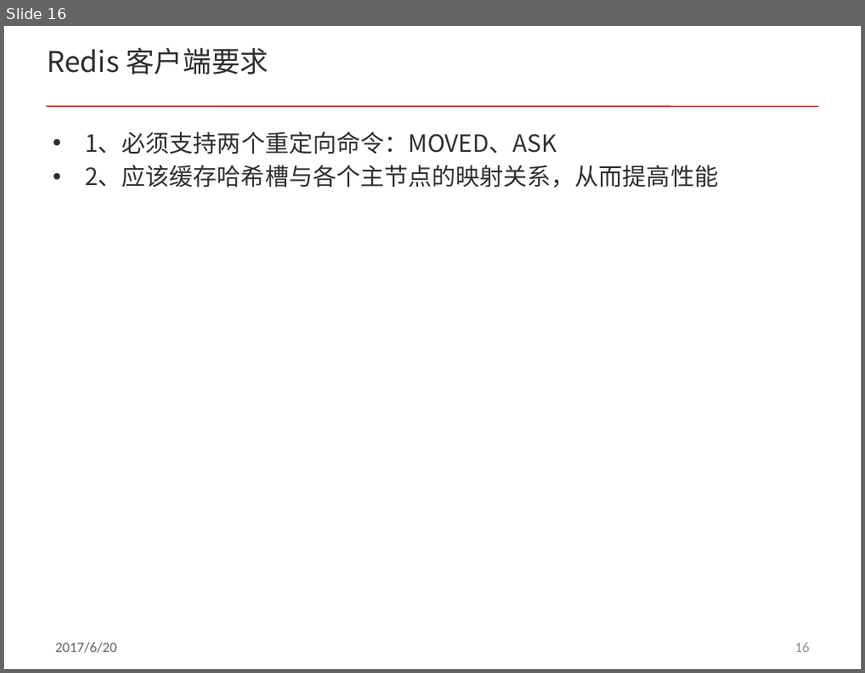
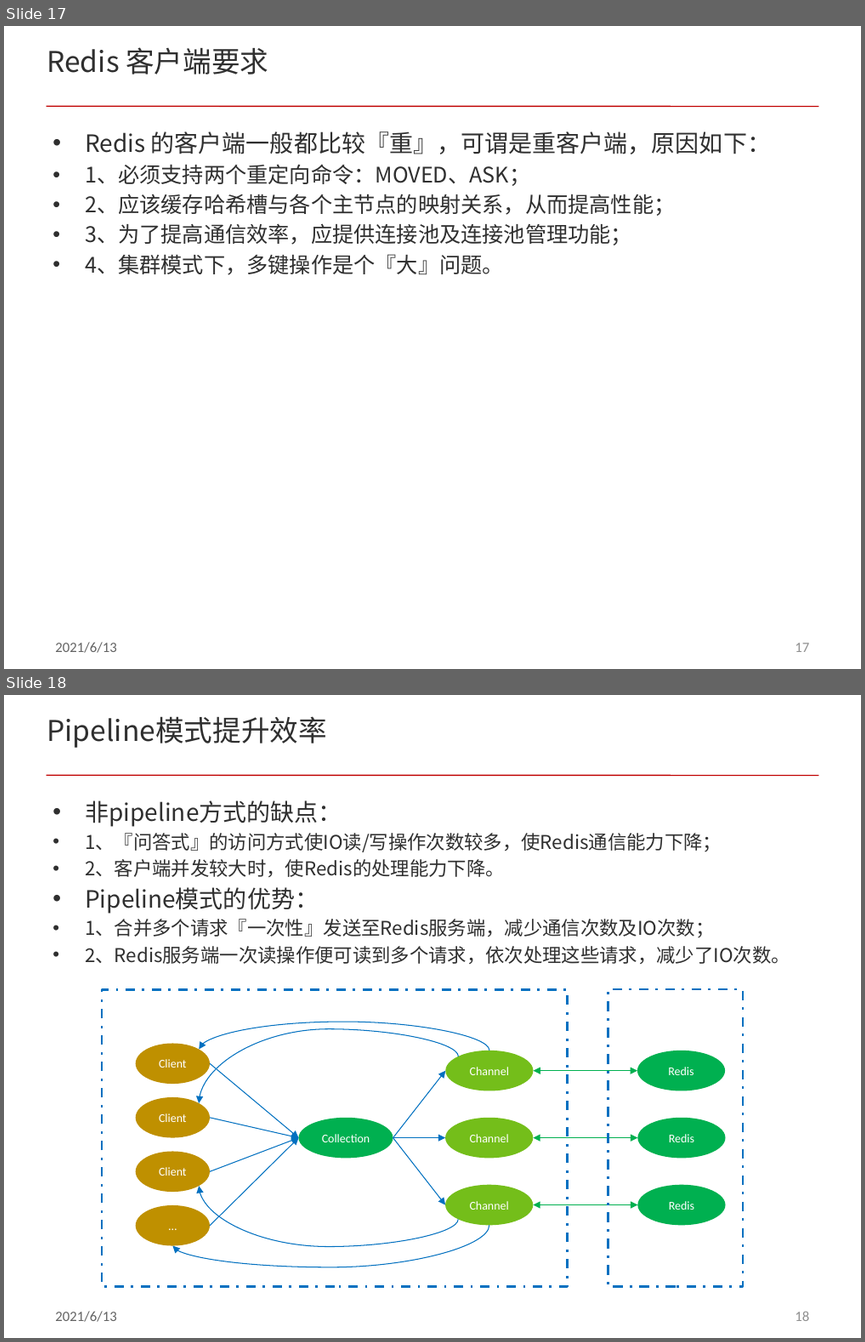
Before and after one commit to acl-dev/acl, a slide deck: doc/redis_cluster.pptx. Shown one above the other, each under a label of ours: slide 16 before the commit, slides 17 and 18 after it. The pictures are 865x673 and 865x1342 pixels, drawn with LibreOffice and Linux fonts; fonts in the diff are those of the drawing. Boxes give left, top, right and bottom in pixels: in the first picture for what was removed or moved away, otherwise in the second. Text is boxed around its words. In the diff, an @@ line names an element or a change of style, - is before the commit and + after.

Commit message:
modify redis doc

```diff
--- a/doc/redis_cluster.pptx
+++ b/doc/redis_cluster.pptx
@@ slide 18 added at bbox=[4, 695, 861, 1338], background #FFFFFF; not listed: 3 template elements that a slide beside it also shows @@
@@ title added at bbox=[46, 716, 326, 748], 24 pt, text #303030 @@
+Pipeline模式提升效率
@@ text added at bbox=[85, 800, 790, 964], 16 pt, text #303030 @@
+• 非pipeline方式的缺点：
+• 1、『问答式』的访问方式使IO读/写操作次数较多，使Redis通信能力下降；
+• 2、客户端并发较大时，使Redis的处理能力下降。
+• Pipeline模式的优势：
+• 1、合并多个请求『一次性』发送至Redis服务端，减少通信次数及IO次数；
+• 2、Redis服务端一次读操作便可读到多个请求，依次处理这些请求，减少了IO次数。
@@ rectangle added at bbox=[102, 990, 567, 1287], outline #0070C0 2 pt dashed @@
@@ rectangle added at bbox=[608, 989, 743, 1286], outline #0070C0 2 pt dashed @@
@@ curved arrow added from (489, 1050) to (199, 1049), #0070C0 0.75 pt @@
@@ ellipse added at bbox=[136, 1043, 211, 1083], fill #BF9000, 10 pt, text #FFFFFF @@
+Client
@@ curved arrow added from (458, 1055) to (199, 1103), #0070C0 0.75 pt @@
@@ ellipse added at bbox=[445, 1050, 533, 1091], fill #74BE1A, 10 pt, text #FFFFFF @@
+Channel
@@ ellipse added at bbox=[637, 1050, 725, 1091], fill #00B050, 10 pt, text #FFFFFF @@
+Redis
@@ arrow added from (210, 1063) to (299, 1138), #0070C0 0.75 pt @@
@@ arrow added from (393, 1138) to (445, 1071), #0070C0 0.75 pt @@
@@ double arrow added from (534, 1071) to (637, 1071), #00B050 0.75 pt @@
@@ ellipse added at bbox=[136, 1097, 211, 1137], fill #BF9000, 10 pt, text #FFFFFF @@
+Client
@@ arrow added from (210, 1117) to (299, 1138), #0070C0 0.75 pt @@
@@ ellipse added at bbox=[299, 1117, 393, 1157], fill #00B050, 10 pt, text #FFFFFF @@
+Collection
@@ ellipse added at bbox=[445, 1117, 533, 1157], fill #74BE1A, 10 pt, text #FFFFFF @@
+Channel
@@ ellipse added at bbox=[637, 1117, 725, 1157], fill #00B050, 10 pt, text #FFFFFF @@
+Redis
@@ ellipse added at bbox=[136, 1151, 211, 1191], fill #BF9000, 10 pt, text #FFFFFF @@
+Client
@@ arrow added from (210, 1171) to (299, 1138), #0070C0 0.75 pt @@
@@ arrow added from (210, 1225) to (299, 1138), #0070C0 0.75 pt @@
@@ arrow added from (393, 1138) to (445, 1138), #0070C0 0.75 pt @@
@@ arrow added from (393, 1138) to (445, 1205), #0070C0 0.75 pt @@
@@ double arrow added from (533, 1138) to (637, 1138), #00B050 0.75 pt @@
@@ curved arrow added from (458, 1219) to (199, 1186), #0070C0 0.75 pt @@
@@ ellipse added at bbox=[445, 1185, 533, 1225], fill #74BE1A, 10 pt, text #FFFFFF @@
+Channel
@@ ellipse added at bbox=[637, 1185, 725, 1225], fill #00B050, 10 pt, text #FFFFFF @@
+Redis
@@ ellipse added at bbox=[136, 1205, 211, 1245], fill #BF9000, 10 pt, text #FFFFFF @@
+…
@@ curved arrow added from (489, 1225) to (173, 1246), #0070C0 0.75 pt @@
@@ double arrow added from (533, 1205) to (637, 1205), #00B050 0.75 pt @@
@@ what was slide 16 is now slide 17 @@
@@ slide 17 changed as well @@
@@ text at bbox=[85, 131, 771, 275]: text changed; size 20 to 18 pt @@
-• 1、必须支持两个重定向命令：MOVED、ASK
-• 2、应该缓存哈希槽与各个主节点的映射关系，从而提高性能
+• Redis 的客户端一般都比较『重』，可谓是重客户端，原因如下：
+• 1、必须支持两个重定向命令：MOVED、ASK；
+• 2、应该缓存哈希槽与各个主节点的映射关系，从而提高性能；
+• 3、为了提高通信效率，应提供连接池及连接池管理功能；
+• 4、集群模式下，多键操作是个『大』问题。
@@ text at bbox=[55, 641, 116, 652]: text changed @@
-2017/6/20
+2021/6/13
@@ page number at bbox=[794, 642, 809, 652]: text changed @@
-16
+17
```
Also in this commit, not shown: 23 other slides changed, 2 other slides added.
